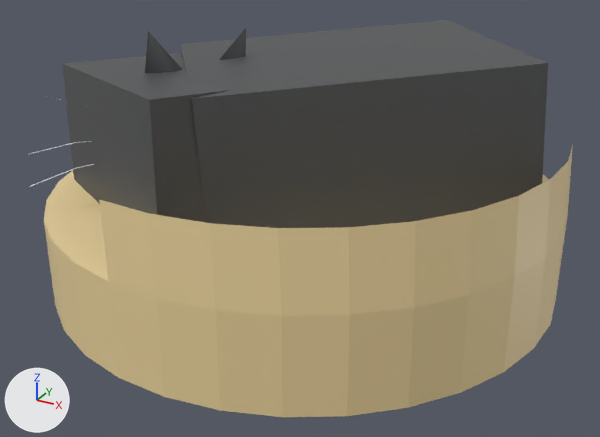
Renders of the glTF model cat.glb from each side of a commit.
The view is the same before and after, from a 50 mm camera at (3.29, -11.68, 5.52) aimed at (-2.36, -1.41, 0.39). Every picture has the same lights, and +X, +Y and +Z are marked at lower left. The picture after the commit comes second. Where no turn or scale is listed for an object, it has been applied to the vertices. Vertices at exactly the same position are counted once.

Names of what the first picture shows: 'cat'.
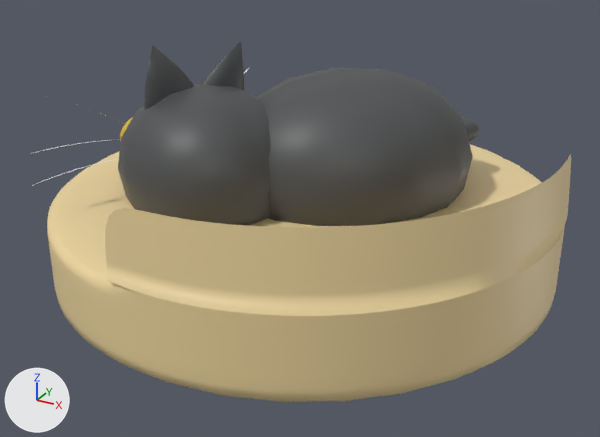
The change, as a diff of the scene's bpy script:
```diff
--- a/cat.glb.py
+++ b/cat.glb.py
@@ me_plane_015 @@
 # used by ob_cat; location = (-4.12, -1.36, 1.47)
-me_plane_015.from_pydata(...)  # 344 vertices, 594 faces; spans x -2.3..5.57, y -3.59..4.28, z -2.14..1.8
+me_plane_015.from_pydata(...)  # 4712 vertices, 9216 faces; spans x -2.28..5.55, y -3.57..4.26, z -2.13..1.6
+# me_plane_015 part 1: the loose piece of 33 vertices spanning x -0.46..0.42, y -1.17..0.03, z -0.04..1.8 is rebuilt with 514 vertices and now spans x -0.31..0.26, y -1.14..-0.29, z 0.2..1.6
+# me_plane_015 part 2: the loose piece of 33 vertices spanning x -0.19..0.7, y -0.83..0.41, z -0.15..1.69 is rebuilt with 514 vertices and now spans x 0.04..0.64, y -0.52..0.31, z 0.12..1.49
+# me_plane_015 part 3: the loose piece of 22 vertices spanning x -0.36..3.92, y 0.39..2.96, z -0.4..0.23 is rebuilt with 354 vertices and now spans x -0.19..3.76, y 0.74..2.78, z -0.35..0.17
+# me_plane_015 part 4: the loose piece of 8 vertices spanning x -1.01..5.29, y -2.25..3.74, z -2.09..1.56 is rebuilt with 98 vertices and now spans x 0.29..3.99, y -1.08..2.57, z -1.63..1.1
+# me_plane_015 part 5: the loose piece of 8 vertices spanning x -1.88..2.83, y -2.89..1.72, z -1.87..1.36 is rebuilt with 98 vertices and now spans x -0.97..1.92, y -1.94..0.76, z -1.46..0.95
+# me_plane_015 part 6: the loose piece of 8 vertices spanning x -1.27..-0.59, y -0.78..-0.08, z -0.35..0.38 is rebuilt with 98 vertices and now spans x -1.1..-0.55, y -0.9..-0.17, z -0.33..0.33, in mat_isi_croissant (yellow #d9b431)
+# me_plane_015 part 7: the loose piece of 6 vertices spanning x -1.26..-0.66, y -2.54..-1.17, z -0.26..-0.15 is rebuilt with 45 vertices and now spans x -1.23..-0.68, y -2.51..-1.21, z -0.26..-0.16
+# me_plane_015 part 8: the loose piece of 6 vertices spanning x -1.25..-0.65, y -2.5..-1.12, z 0.12..0.23 is rebuilt with 45 vertices and now spans x -1.23..-0.68, y -2.46..-1.16, z 0.13..0.21
+# me_plane_015 part 9: 153 vertices removed from x -2.3..5.57, y -3.59..4.28, z -2.14..0.54; 1956 vertices added at x -2.28..5.55, y -3.57..4.26, z -2.13..0.31
+# other edits to the shape of me_plane_015 do not show in these pictures
 me_plane_015.materials.append(mat_neko)
```

Where the change shows, as pixel boxes [x1, y1, x2, y2] in the pictures (600 x 437 px):
'cat', reshaped (9% shorter)
    before: [29, 20, 573, 417]
    after: [30, 41, 571, 402]
part 1 of me_plane_015, rebuilt
    before: [145, 31, 182, 73]
    after: [144, 45, 194, 109]
part 2 of me_plane_015, rebuilt
    before: [219, 28, 246, 60]
    after: [200, 41, 244, 91]
part 3 of me_plane_015, rebuilt (not visible before)
    after: [461, 117, 479, 142]
part 4 of me_plane_015, rebuilt
    before: [180, 20, 548, 228]
    after: [255, 68, 473, 226]
part 5 of me_plane_015, rebuilt
    before: [62, 53, 230, 223]
    after: [118, 85, 271, 225]
part 6 of me_plane_015, rebuilt (not visible before)
    after: [120, 117, 133, 141]
part 7 of me_plane_015, rebuilt
    before: [29, 164, 94, 187]
    after: [34, 159, 116, 185]
part 8 of me_plane_015, rebuilt
    before: [29, 141, 92, 154]
    after: [30, 139, 121, 154]
part 9 of me_plane_015, cut back
    before: [44, 145, 573, 417]
    after: [47, 144, 571, 402]
